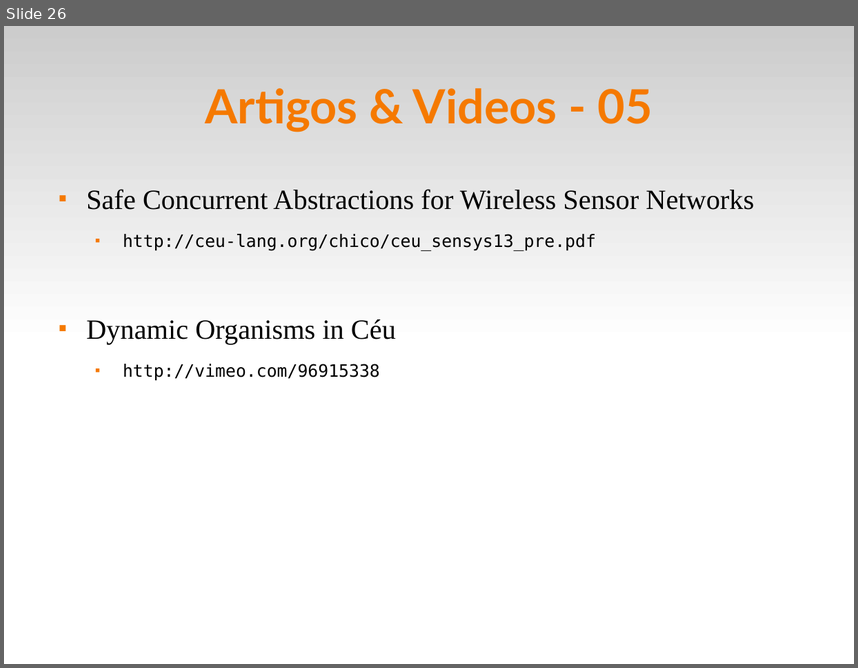
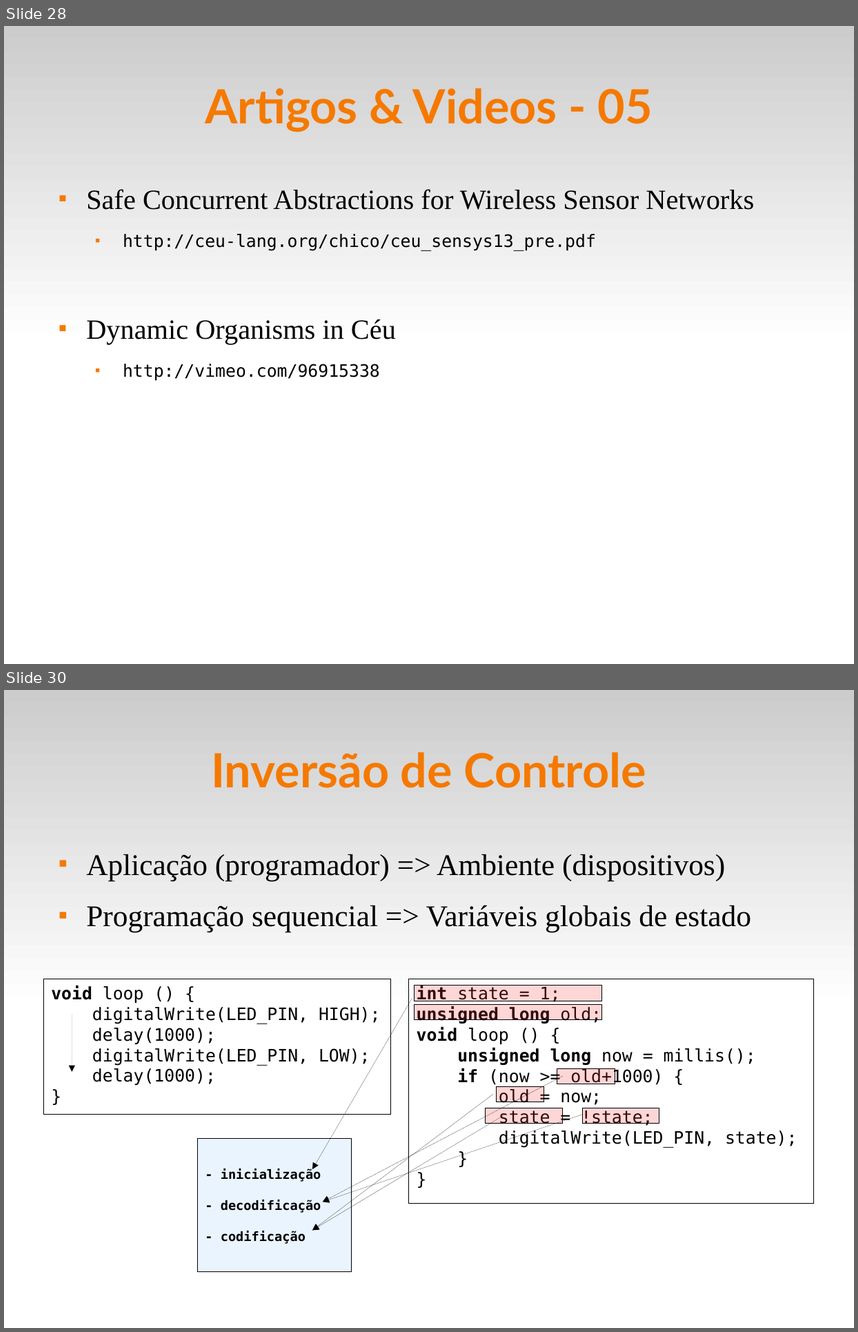
Before and after one commit to fsantanna-uerj/reativos, a slide deck: slides/05_ceu.odp. Shown one above the other, each under a label of ours: slide 26 before the commit, slides 28 and 30 after it; the slides between them are not shown. The pictures are 858x668 and 858x1332 pixels, drawn with LibreOffice and Linux fonts; fonts in the diff are those of the drawing. Boxes give left, top, right and bottom in pixels: in the first picture for what was removed or moved away, otherwise in the second. Text is boxed around its words. In the diff, an @@ line names an element or a change of style, - is before the commit and + after.

```diff
--- a/slides/05_ceu.odp
+++ b/slides/05_ceu.odp
@@ slide 30 added at box(4, 690, 854, 1328), background #FFFFFF; not listed: 1 template element that a slide beside it also shows @@
@@ title added at box(211, 752, 646, 788), 44 pt, text #F57900, bold @@
+Inversão de Controle
@@ text added at box(86, 854, 751, 932), 28 pt, text #000000 @@
+■ Aplicação (programador) => Ambiente (dispositivos)
+■ Programação sequencial => Variáveis globais de estado
@@ rectangle added at box(43, 978, 390, 1114), fill #FFFFFF, outline #000000 0 pt, 16 pt, text #000000 @@
+void loop () {
+digitalWrite(LED_PIN, HIGH);
+delay(1000);
+digitalWrite(LED_PIN, LOW);
+delay(1000);
+}
@@ rectangle added at box(409, 979, 814, 1204), fill #FFFFFF, outline #000000 0 pt, 16 pt, text #000000 @@
+int state = 1;
+unsigned long old;
+void loop () {
+unsigned long now = millis();
+if (now >= old+1000) {
+old = now;
+state = !state;
+digitalWrite(LED_PIN, state);
+}
+}
@@ arrow added from (412, 998) to (312, 1169), #000000 0 pt @@
@@ rectangle added at box(415, 985, 602, 1001), fill #FF3333 at 20% opacity, outline #000000 0 pt @@
@@ arrow added from (72, 1014) to (72, 1072), #000000 0 pt @@
@@ rectangle added at box(415, 1005, 602, 1020), fill #FF3333 at 20% opacity, outline #000000 0 pt @@
@@ arrow added from (564, 1076) to (323, 1201), #000000 0 pt @@
@@ rectangle added at box(557, 1068, 615, 1083), fill #FF3333 at 20% opacity, outline #000000 0 pt @@
@@ arrow added from (493, 1094) to (312, 1230), #000000 0 pt @@
@@ rectangle added at box(496, 1087, 544, 1102), fill #FF3333 at 20% opacity, outline #000000 0 pt @@
@@ arrow added from (506, 1114) to (312, 1230), #000000 0 pt @@
@@ arrow added from (582, 1114) to (323, 1201), #000000 0 pt @@
@@ rectangle added at box(486, 1108, 562, 1123), fill #FF3333 at 20% opacity, outline #000000 0 pt @@
@@ rectangle added at box(582, 1108, 660, 1123), fill #FF3333 at 20% opacity, outline #000000 0 pt @@
@@ rectangle added at box(198, 1138, 352, 1271), fill #99CCFF at 20% opacity, outline #000000 0 pt, 12 pt, text #000000, bold @@
+- inicialização
+- decodificação
+- codificação
@@ what was slide 26 is now slide 28 @@
```
Also in this commit, not shown: 9 slides changed, 9 other slides added, 7 other files.
